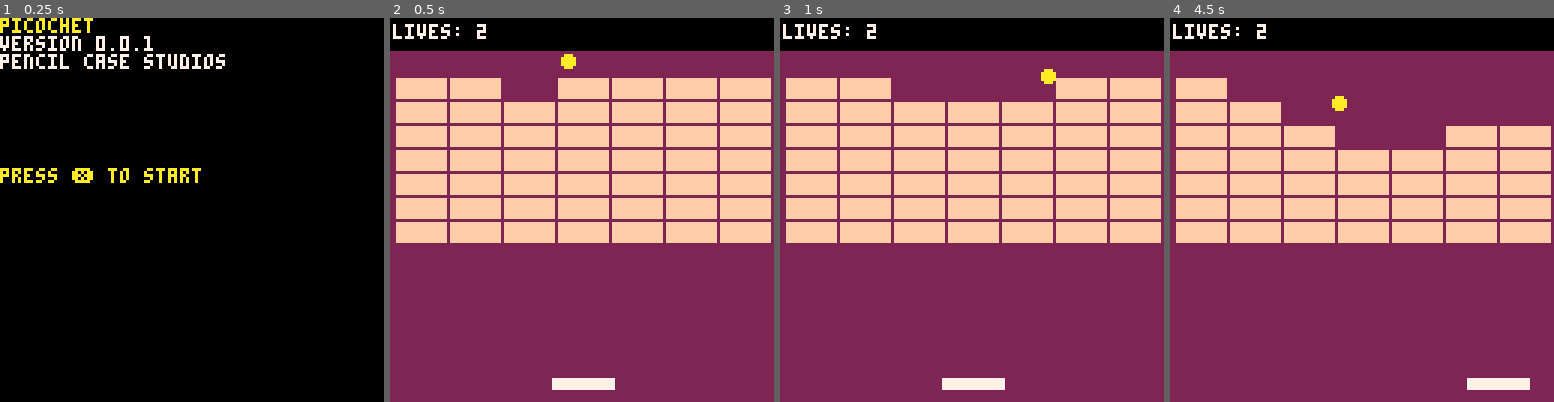
Above: before the commit, frames 1-4 (left to right).
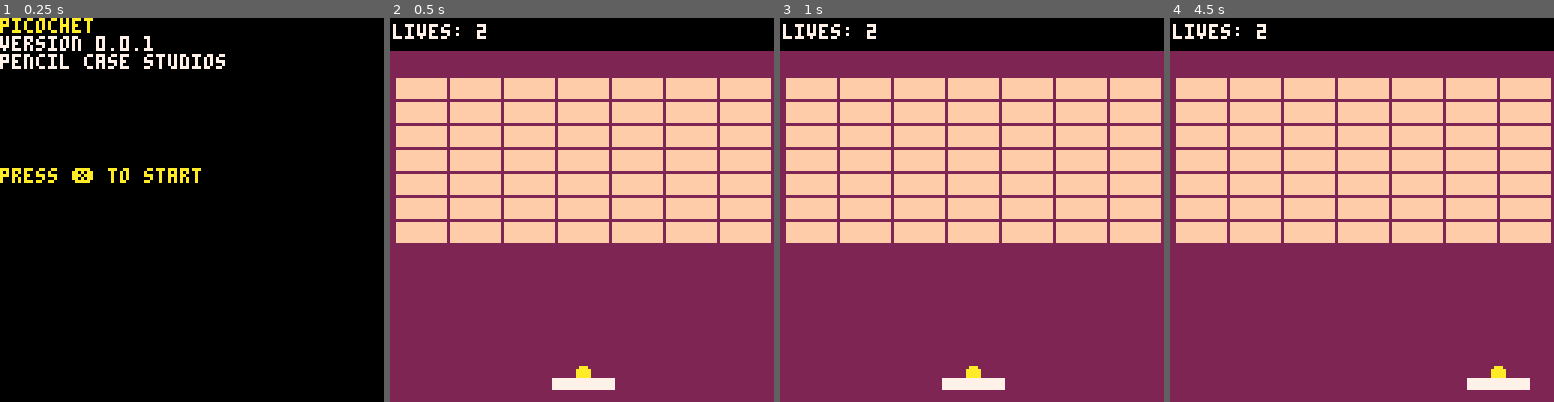
Above: after the commit, the same moments.

Repository: pencilcasestudios/picochet
Game: PICO-8 cartridge picochet.p8
The game is run twice, just before and just after one commit, with the same random seed, the same clock (stepped at 60 frames per second) and the same inputs.
Inputs:
- Up to frame 1 (0.25 s): no input
- Up to frame 2 (0.5 s): tap X (X key) at 0.33 s
- Up to frame 3 (1 s): no input
- Up to frame 4 (4.5 s): tap X (X key) at 1.07, 1.85, 2.97, 4.08 s; hold Right 1.6-2.1 s; hold Right 2.47-3.03 s; hold Left 3.08-3.58 s; hold Right from 4.02 s (still down)

Frame 1 is identical in both runs. In frame 2, 1.0% of the frame differs, in the area x 29-53%, y 9-94%; in frame 3, 2.4%; in frame 4, 9.6%, in the area x 15-100%, y 15-94%.

Commit message:
The paddle is sticky when starting the game

Diff:
--- a/picochet.p8
+++ b/picochet.p8
@@ -103,11 +103,14 @@
 end
 
 function serve_ball()
+	-- paddle
+	is_paddle_sticky = true
+
 	-- ball
-	ball_x = 50
-	ball_y = screen_top
+	ball_x = paddle_x + flr(paddle_width / 2)
+	ball_y = paddle_y - ball_radius
 	ball_deltax = 1
-	ball_deltay = 1
+	ball_deltay = -1
 
 	sfx(start_sound)
 end
@@ -379,158 +382,166 @@
 		paddle_x,
 		screen_max_x - paddle_width
 	)
-	nextx = ball_x + ball_deltax
-	nexty = ball_y + ball_deltay
-
-	-- bounce the ball off the left
-	-- and right walls of the play
-	-- area
-	if nextx > screen_right
-			or nextx < screen_left then
-		nextx = mid(
-			screen_left,
-			nextx,
-			screen_right
-		)
-		ball_deltax = -ball_deltax
-		sfx(wall_bounce_sound)
-	end
-
-	-- bounce the ball off the top
-	-- of the play area
-	if nexty < screen_top then
-		nexty = mid(
-			screen_bottom,
-			nexty,
-			screen_top
-		)
-		ball_deltay = -ball_deltay
-		sfx(wall_bounce_sound)
-	end
-
-	-- check if the ball hits a
-	-- brick
-	local brick_hit
-	brick_hit = false
-	for i = 1, #brick_x do
-		if is_brick_visible[i]
-				and has_ball_collided(
+
+	if is_paddle_sticky then
+		-- the ball moves with the paddle
+		ball_x = paddle_x + flr(paddle_width / 2)
+		ball_y = paddle_y - ball_radius
+	else
+		-- regular ball physics
+		nextx = ball_x + ball_deltax
+		nexty = ball_y + ball_deltay
+
+		-- bounce the ball off the left
+		-- and right walls of the play
+		-- area
+		if nextx > screen_right
+				or nextx < screen_left then
+			nextx = mid(
+				screen_left,
+				nextx,
+				screen_right
+			)
+			ball_deltax = -ball_deltax
+			sfx(wall_bounce_sound)
+		end
+
+		-- bounce the ball off the top
+		-- of the play area
+		if nexty < screen_top then
+			nexty = mid(
+				screen_bottom,
+				nexty,
+				screen_top
+			)
+			ball_deltay = -ball_deltay
+			sfx(wall_bounce_sound)
+		end
+
+		-- check if the ball hits a
+		-- brick
+		local brick_hit
+		brick_hit = false
+		for i = 1, #brick_x do
+			if is_brick_visible[i]
+					and has_ball_collided(
+				nextx,
+				nexty,
+				brick_x[i],
+				brick_y[i],
+				brick_width,
+				brick_height
+			) then
+				-- handle collision by
+				-- finding out the
+				-- trajectory of the ball so
+				-- that we can appropriately
+				-- deflect it
+
+				-- handle cases when the
+				-- ball hits two bricks at a
+				-- time
+				if not brick_hit then
+					if is_horizontal_deflect(
+						ball_x,
+						ball_y,
+						ball_deltax,
+						ball_deltay,
+						brick_x[i],
+						brick_y[i],
+						brick_width,
+						brick_height
+					) then
+						-- deflect in the x
+						-- direction
+						ball_deltax = -ball_deltax
+					else
+						-- deflect in the y
+						-- direction
+						ball_deltay = -ball_deltay
+					end
+					brick_hit = true
+					is_brick_visible[i] = false
+					sfx(brick_impact_sound)
+				end
+			end
+		end
+
+		-- check if the ball hits the
+		-- paddle
+		if has_ball_collided(
 			nextx,
 			nexty,
-			brick_x[i],
-			brick_y[i],
-			brick_width,
-			brick_height
+			paddle_x,
+			paddle_y,
+			paddle_width,
+			paddle_height
 		) then
 			-- handle collision by
 			-- finding out the
 			-- trajectory of the ball so
 			-- that we can appropriately
 			-- deflect it
-
-			-- handle cases when the
-			-- ball hits two bricks at a
-			-- time
-			if not brick_hit then
-				if is_horizontal_deflect(
-					ball_x,
-					ball_y,
-					ball_deltax,
-					ball_deltay,
-					brick_x[i],
-					brick_y[i],
-					brick_width,
-					brick_height
-				) then
-					-- deflect in the x
-					-- direction
-					ball_deltax = -ball_deltax
+			if is_horizontal_deflect(
+				ball_x,
+				ball_y,
+				ball_deltax,
+				ball_deltay,
+				paddle_x,
+				paddle_y,
+				paddle_width,
+				paddle_height
+			) then
+				-- deflect in the x
+				-- direction
+				ball_deltax = -ball_deltax
+
+				if ball_x < paddle_x + paddle_width / 2 then
+					nextx = paddle_x - ball_radius
 				else
-					-- deflect in the y
-					-- direction
-					ball_deltay = -ball_deltay
+					nextx = paddle_x + paddle_width + ball_radius
 				end
-				brick_hit = true
-				is_brick_visible[i] = false
-				sfx(brick_impact_sound)
+			else
+				-- deflect in the y
+				-- direction
+				ball_deltay = -ball_deltay
+
+				-- reduce the occurrance of
+				-- the ball getting stuck in
+				-- the paddle
+				nexty = paddle_y - ball_radius
 			end
-		end
-	end
-
-	-- check if the ball hits the
-	-- paddle
-	if has_ball_collided(
-		nextx,
-		nexty,
-		paddle_x,
-		paddle_y,
-		paddle_width,
-		paddle_height
-	) then
-		-- handle collision by
-		-- finding out the
-		-- trajectory of the ball so
-		-- that we can appropriately
-		-- deflect it
-		if is_horizontal_deflect(
-			ball_x,
-			ball_y,
-			ball_deltax,
-			ball_deltay,
-			paddle_x,
-			paddle_y,
-			paddle_width,
-			paddle_height
-		) then
-			-- deflect in the x
-			-- direction
-			ball_deltax = -ball_deltax
-
-			if ball_x < paddle_x + paddle_width / 2 then
-				nextx = paddle_x - ball_radius
+			-- update the paddle colour
+			-- on collision
+			paddle_colour = orange
+			sfx(paddle_bounce_sound)
+		end
+
+		ball_x = nextx
+		ball_y = nexty
+
+		-- set the paddle colour
+		paddle_colour = white
+
+		-- if the ball hits the bottom
+		-- of the screen, the player
+		-- loses a life and we serve
+		-- the ball
+		if nexty > screen_bottom then
+			lives = lives - 1
+			if lives < 0 then
+				game_over()
 			else
-				nextx = paddle_x + paddle_width + ball_radius
+				sfx(out_of_bounds_sound)
+				serve_ball()
 			end
-		else
-			-- deflect in the y
-			-- direction
-			ball_deltay = -ball_deltay
-
-			-- reduce the occurrance of
-			-- the ball getting stuck in
-			-- the paddle
-			nexty = paddle_y - ball_radius
-		end
-		-- update the paddle colour
-		-- on collision
-		paddle_colour = orange
-		sfx(paddle_bounce_sound)
-	end
-
-	ball_x = nextx
-	ball_y = nexty
-
-	-- set the paddle colour
-	paddle_colour = white
-
-	-- if the ball hits the bottom
-	-- of the screen, the player
-	-- loses a life and we serve
-	-- the ball
-	if nexty > screen_bottom then
-		lives = lives - 1
-		if lives < 0 then
-			game_over()
-		else
-			sfx(out_of_bounds_sound)
-			serve_ball()
-		end
-	end
-
-	if not has_bricks_left(is_brick_visible) then
-		sfx(win_sound)
-
-		game_win()
+		end
+
+		if not has_bricks_left(is_brick_visible) then
+			sfx(win_sound)
+
+			game_win()
+		end
 	end
 end
 
